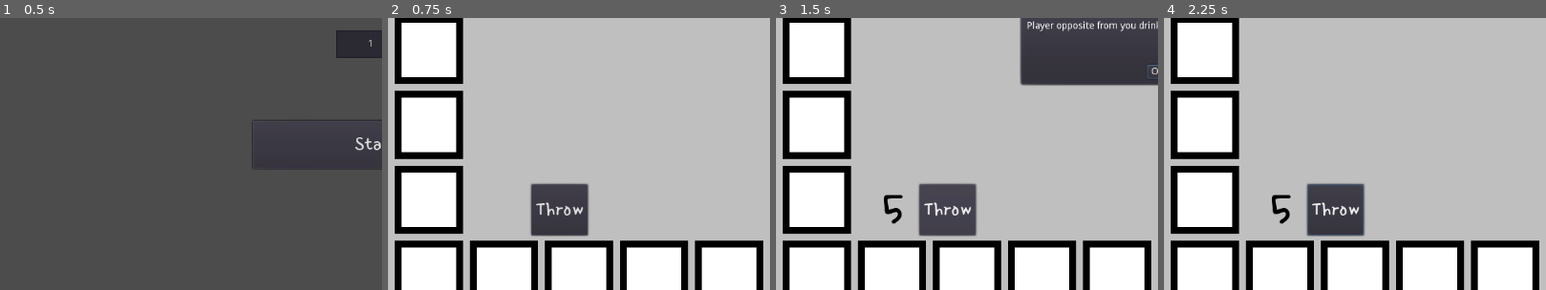
Above: before the commit, frames 1-4 (left to right).
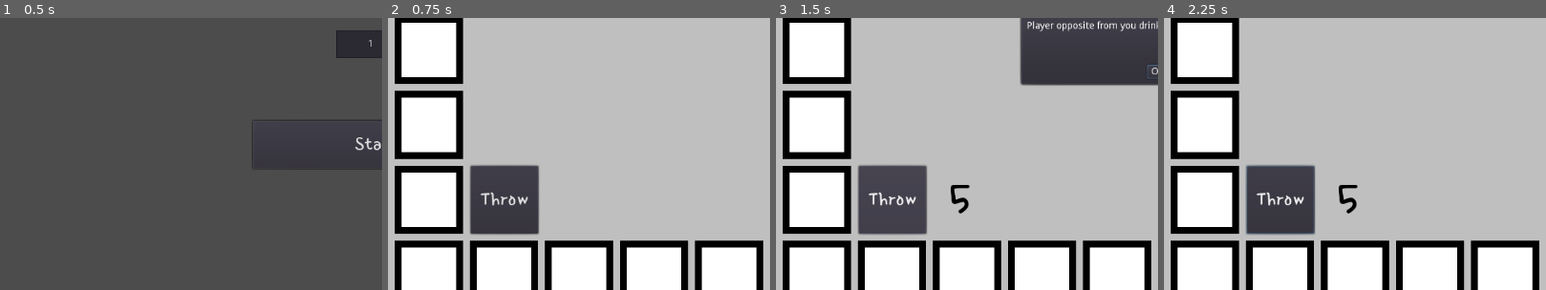
Above: after the commit, the same moments.

Repository: askoki160/angels-of-delta
Game: Godot game, scene res://StartScene.tscn
Same seed, same stepped clock (60 frames per second), same inputs: the game is played once before the commit and once after it.
Inputs:
- Up to frame 1 (0.5 s): no input
- Up to frame 2 (0.75 s): click "Start" at 0.5 s
- Up to frame 3 (1.5 s): click "Throw" at 1.25 s
- Up to frame 4 (2.25 s): click "Start" at 2 s
The pictures show only the part of the screen within x 0-50%, y 44-94%; the shares and areas given below are measured in that part.

Frame 1 is identical in both runs. In frame 2, 6.8% of the frame differs, in the area x 21-53%, y 54-81%; in frame 3, 6.8%; in frame 4, 6.9%.

Commit message:
Swapped dice and label

Diff:
--- a/DiceScene.tscn
+++ b/DiceScene.tscn
@@ -14,8 +14,9 @@
 [node name="Label" type="Label" parent="."]
 self_modulate = Color( 0, 0, 0, 1 )
 show_behind_parent = true
-margin_right = 75.0
-margin_bottom = 75.0
+margin_left = 100.0
+margin_right = 200.0
+margin_bottom = 100.0
 size_flags_horizontal = 0
 size_flags_vertical = 0
 custom_fonts/font = SubResource( 1 )
@@ -28,9 +29,9 @@
 }
 
 [node name="Button" type="Button" parent="."]
-margin_left = 75.0
-margin_right = 150.0
-margin_bottom = 75.0
+margin_left = 0.574673
+margin_right = 100.0
+margin_bottom = 100.0
 custom_fonts/font = ExtResource( 2 )
 custom_colors/font_color_disabled = Color( 1, 1, 1, 1 )
 text = "Throw"
--- a/MainScene.tscn
+++ b/MainScene.tscn
@@ -16,7 +16,7 @@
 }
 
 [node name="Dice" parent="." instance=ExtResource( 2 )]
-position = Vector2( 135.05, 597.236 )
+position = Vector2( 120, 570 )
 
 [node name="CurrentPlayerTurn" type="Label" parent="."]
 modulate = Color( 0, 0, 0, 1 )
--- a/StartScene.tscn
+++ b/StartScene.tscn
@@ -12,6 +12,7 @@
 margin_top = 370.697
 margin_right = 610.282
 margin_bottom = 411.697
+size_flags_vertical = 9
 min_value = 1.0
 max_value = 10.0
 value = 1.0
